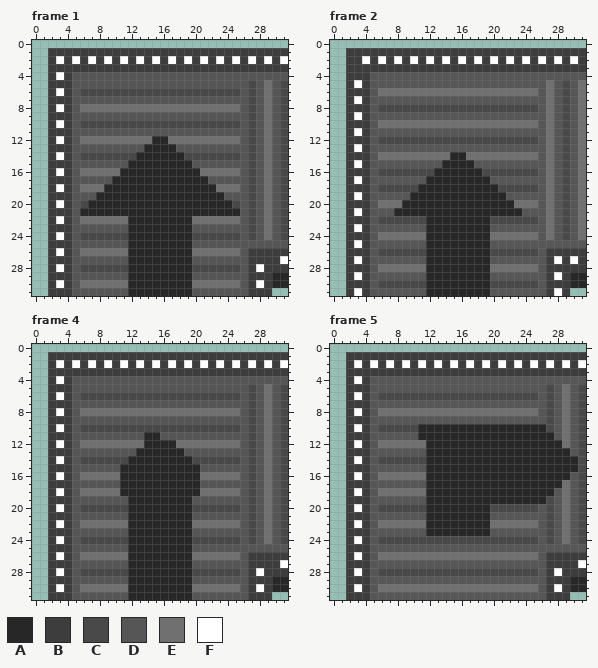
A pixel-art file gets an edit: Assets/Sprites/Conveyors/up right curve conv.aseprite. The picture above is the old version.
32x32 pixels, 11 frames. Shown: frame 1, frame 2, frame 4, frame 5. The commit also changed other frames, which this record leaves out.
Visible layers, top first: "Layer 7", "Layer 6 Copy".
Palette (. is transparent): A #272727  B #3d3d3d  C #494949  D #565656  E #707070  F #ffffff
Pixels before, frame 1, first column x 2:
 1 BBBBBBBBBBBBBBBBBBBBBBBBBBBBBB
 2 BFBFBFBFBFBFBFBFBFBFBFBFBFBFBF
 3 BBBBBBBBBBBBBBBBBBBBBBBBBBBBBB
 4 BFBDDDDDDDDDDDDDDDDDDDDDDDDDDD
 5 BBBDDDDDDDDDDDDDDDDDDDDDDCDEDC
 6 BFBDCCCCCCCCCCCCCCCCCCCCDCDEDC
 7 BBBDDDDDDDDDDDDDDDDDDDDDDCDEDC
 8 BFBDEEEEEEEEEEEEEEEEEEEEDCDEDC
 9 BBBDDDDDDDDDDDDDDDDDDDDDDCDEDC
10 BFBDCCCCCCCCCCCCCCCCCCCCDCDEDC
11 BBBDDDDDDDDDDDDDDDDDDDDDDCDEDC
12 BFBDEEEEEEEEEAAEEEEEEEEEDCDEDC
13 BBBDDDDDDDDDAAAADDDDDDDDDCDEDC
14 BFBDCCCCCCCAAAAAACCCCCCCDCDEDC
15 BBBDDDDDDDAAAAAAAADDDDDDDCDEDC
16 BFBDEEEEEAAAAAAAAAAEEEEEDCDEDC
17 BBBDDDDDAAAAAAAAAAAADDDDDCDEDC
18 BFBDEEEAAAAAAAAAAAAAAEEEDCDEDC
19 BBBDDDAAAAAAAAAAAAAAAADDDCDEDC
20 BFBDCAAAAAAAAAAAAAAAAAACDCDEDC
21 BBBDAAAAAAAAAAAAAAAAAAAADCDEDC
22 BFBDEEEEEEAAAAAAAAEEEEEEDCDEDC
23 BBBDDDDDDDAAAAAAAADDDDDDDCDEDC
24 BFBDCCCCCCAAAAAAAACCCCCCDCDEDC
25 BBBDDDDDDDAAAAAAAADDDDDDDDDDDD
26 BFBDEEEEEEAAAAAAAAEEEEEEDBBBBB
27 BBBDDDDDDDAAAAAAAADDDDDDDBBBBF
28 BFBDCCCCCCAAAAAAAACCCCCCDBFBBB
29 BBBDDDDDDDAAAAAAAADDDDDDDBBBAA
30 BFBDEEEEEEAAAAAAAAEEEEEEDBFBAA
31 BBBDDDDDDDAAAAAAAADDDDDDDBBB..
Pixels before, frame 2, first column x 2:
 1 BBBBBBBBBBBBBBBBBBBBBBBBBBBBBB
 2 BBFBFBFBFBFBFBFBFBFBFBFBFBFBFB
 3 BBBBBBBBBBBBBBBBBBBBBBBBBBBBBB
 4 BBBDDDDDDDDDDDDDDDDDDDDDDDDDDD
 5 BFBDDDDDDDDDDDDDDDDDDDDDDEDCDE
 6 BBBDEEEEEEEEEEEEEEEEEEEEDEDCDE
 7 BFBDDDDDDDDDDDDDDDDDDDDDDEDCDE
 8 BBBDCCCCCCCCCCCCCCCCCCCCDEDCDE
 9 BFBDDDDDDDDDDDDDDDDDDDDDDEDCDE
10 BBBDEEEEEEEEEEEEEEEEEEEEDEDCDE
11 BFBDDDDDDDDDDDDDDDDDDDDDDEDCDE
12 BBBDCCCCCCCCCCCCCCCCCCCCDEDCDE
13 BFBDDDDDDDDDDDDDDDDDDDDDDEDCDE
14 BBBDEEEEEEEEEAAEEEEEEEEEDEDCDE
15 BFBDDDDDDDDDAAAADDDDDDDDDEDCDE
16 BBBDCCCCCCCAAAAAACCCCCCCDEDCDE
17 BFBDDDDDDDAAAAAAAADDDDDDDEDCDE
18 BBBDCCCCCAAAAAAAAAACCCCCDEDCDE
19 BFBDDDDDAAAAAAAAAAAADDDDDEDCDE
20 BBBDEEEAAAAAAAAAAAAAAEEEDEDCDE
21 BFBDDDAAAAAAAAAAAAAAAADDDEDCDE
22 BBBDCCCCCCAAAAAAAACCCCCCDEDCDE
23 BFBDDDDDDDAAAAAAAADDDDDDDEDCDE
24 BBBDEEEEEEAAAAAAAAEEEEEEDEDCDE
25 BFBDDDDDDDAAAAAAAADDDDDDDDDDDD
26 BBBDCCCCCCAAAAAAAACCCCCCDBBBBB
27 BFBDDDDDDDAAAAAAAADDDDDDDBFBFB
28 BBBDEEEEEEAAAAAAAAEEEEEEDBBBBB
29 BFBDDDDDDDAAAAAAAADDDDDDDBFBAA
30 BBBDCCCCCCAAAAAAAACCCCCCDBBBAA
31 BFBDDDDDDDAAAAAAAADDDDDDDBFB..
Pixels before, frame 4, first column x 2:
 1 BBBBBBBBBBBBBBBBBBBBBBBBBBBBBB
 2 BFBFBFBFBFBFBFBFBFBFBFBFBFBFBF
 3 BBBBBBBBBBBBBBBBBBBBBBBBBBBBBB
 4 BFBDDDDDDDDDDDDDDDDDDDDDDDDDDD
 5 BBBDDDDDDDDDDDDDDDDDDDDDDCDEDC
 6 BFBDCCCCCCCCCCCCCCCCCCCCDCDEDC
 7 BBBDDDDDDDDDDDDDDDDDDDDDDCDEDC
 8 BFBDEEEEEEEEEEEEEEEEEEEEDCDEDC
 9 BBBDDDDDDDDDDDDDDDDDDDDDDCDEDC
10 BFBDCCCCCCCCCCCCCCCCCCCCDCDEDC
11 BBBDDDDDDDDDAADDDDDDDDDDDCDEDC
12 BFBDEEEEEEEEAAAAEEEEEEEEDCDEDC
13 BBBDDDDDDDDAAAAAADDDDDDDDCDEDC
14 BFBDCCCCCCAAAAAAAACCCCCCDCDEDC
15 BBBDDDDDDAAAAAAAAAADDDDDDCDEDC
16 BFBDEEEEEAAAAAAAAAAEEEEEDCDEDC
17 BBBDDDDDDAAAAAAAAAADDDDDDCDEDC
18 BFBDEEEEEAAAAAAAAAAEEEEEDCDEDC
19 BBBDDDDDDDAAAAAAAADDDDDDDCDEDC
20 BFBDCCCCCCAAAAAAAACCCCCCDCDEDC
21 BBBDDDDDDDAAAAAAAADDDDDDDCDEDC
22 BFBDEEEEEEAAAAAAAAEEEEEEDCDEDC
23 BBBDDDDDDDAAAAAAAADDDDDDDCDEDC
24 BFBDCCCCCCAAAAAAAACCCCCCDCDEDC
25 BBBDDDDDDDAAAAAAAADDDDDDDDDDDD
26 BFBDEEEEEEAAAAAAAAEEEEEEDBBBBB
27 BBBDDDDDDDAAAAAAAADDDDDDDBBBBF
28 BFBDCCCCCCAAAAAAAACCCCCCDBFBBB
29 BBBDDDDDDDAAAAAAAADDDDDDDBBBAA
30 BFBDEEEEEEAAAAAAAAEEEEEEDBFBAA
31 BBBDDDDDDDAAAAAAAADDDDDDDBBB..
Pixels before, frame 5, first column x 2:
 1 BBBBBBBBBBBBBBBBBBBBBBBBBBBBBB
 2 BFBFBFBFBFBFBFBFBFBFBFBFBFBFBF
 3 BBBBBBBBBBBBBBBBBBBBBBBBBBBBBB
 4 BFBDDDDDDDDDDDDDDDDDDDDDDDDDDD
 5 BBBDDDDDDDDDDDDDDDDDDDDDDCDEDC
 6 BFBDCCCCCCCCCCCCCCCCCCCCDCDEDC
 7 BBBDDDDDDDDDDDDDDDDDDDDDDCDEDC
 8 BFBDEEEEEEEEEEEEEEEEEEEEDCDEDC
 9 BBBDDDDDDDDDDDDDDDDDDDDDDCDEDC
10 BFBDCCCCCAAAAAAAAAAAAAAAACDEDC
11 BBBDDDDDDAAAAAAAAAAAAAAAAADEDC
12 BFBDEEEEEEAAAAAAAAAAAAAAAAAEDC
13 BBBDDDDDDDAAAAAAAAAAAAAAAAAADC
14 BFBDCCCCCCAAAAAAAAAAAAAAAAAAAC
15 BBBDDDDDDDAAAAAAAAAAAAAAAAAAAC
16 BFBDEEEEEEAAAAAAAAAAAAAAAAAADC
17 BBBDDDDDDDAAAAAAAAAAAAAAAAAEDC
18 BFBDEEEEEEAAAAAAAAAAAAAAAADEDC
19 BBBDDDDDDDAAAAAAAAAAAAAAACDEDC
20 BFBDCCCCCCAAAAAAAACCCCCCDCDEDC
21 BBBDDDDDDDAAAAAAAADDDDDDDCDEDC
22 BFBDEEEEEEAAAAAAAAEEEEEEDCDEDC
23 BBBDDDDDDDAAAAAAAADDDDDDDCDEDC
24 BFBDCCCCCCCCCCCCCCCCCCCCDCDEDC
25 BBBDDDDDDDDDDDDDDDDDDDDDDDDDDD
26 BFBDEEEEEEEEEEEEEEEEEEEEDBBBBB
27 BBBDDDDDDDDDDDDDDDDDDDDDDBBBBF
28 BFBDCCCCCCCCCCCCCCCCCCCCDBFBBB
29 BBBDDDDDDDDDDDDDDDDDDDDDDBBBAA
30 BFBDEEEEEEEEEEEEEEEEEEEEDBFBAA
31 BBBDDDDDDDDDDDDDDDDDDDDDDBBB..
After:
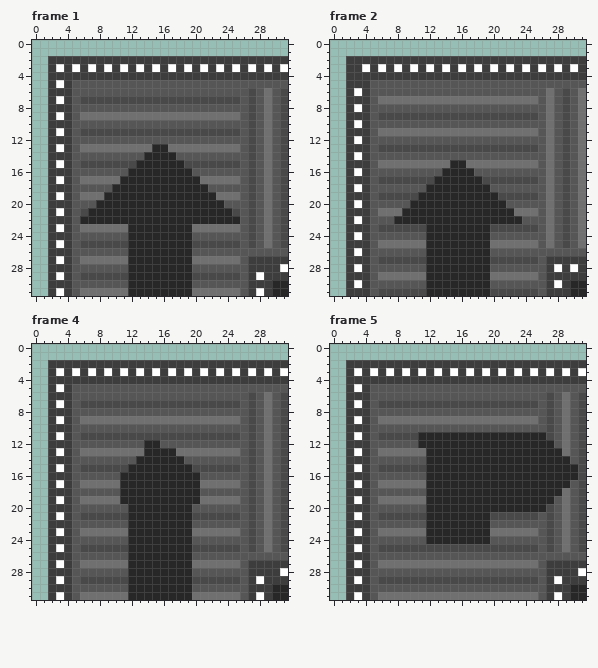
What changed:
Changed rows in their new state; - is an unchanged pixel.
Frame 1, layers "Layer 7", "Layer 6 Copy":
first column x 2:
 1 ..............................
 2 -B-B-B-B-B-B-B-B-B-B-B-B-B-B-B
 3 -F-F-F-F-F-F-F-F-F-F-F-F-F-F-F
 4 -B-BBBBBBBBBBBBBBBBBBBBBBBBBBB
 5 -F-----------------------D-D-D
 6 -B--DDDDDDDDDDDDDDDDDDDD------
 7 -F--CCCCCCCCCCCCCCCCCCCC------
 8 -B--DDDDDDDDDDDDDDDDDDDD------
 9 -F--EEEEEEEEEEEEEEEEEEEE------
10 -B--DDDDDDDDDDDDDDDDDDDD------
11 -F--CCCCCCCCCCCCCCCCCCCC------
12 -B--DDDDDDDDDDDDDDDDDDDD------
13 -F--EEEEEEEEE--EEEEEEEEE------
14 -B--DDDDDDDD----DDDDDDDD------
15 -F--CCCCCCC------CCCCCCC------
16 -B--DDDDDD--------DDDDDD------
17 -F--EEEEE----------EEEEE------
18 -B--DDDD------------DDDD------
19 -F--EEE--------------EEE------
20 -B--DD----------------DD------
21 -F--C------------------C------
22 -B--AAAAAA--------AAAAAA------
23 -F--EEEEEE--------EEEEEE------
24 -B--DDDDDD--------DDDDDD------
25 -F--CCCCCC--------CCCCCC-C-E-C
26 -B--DDDDDD--------DDDDDD-DDDDD
27 -F--EEEEEE--------EEEEEE-----B
28 -B--DDDDDD--------DDDDDD--B--F
29 -F--CCCCCC--------CCCCCC--F-BB
30 -B--DDDDDD--------DDDDDD--B---
31 -F--EEEEEE--------EEEEEE--F-AA
Frame 2, layers "Layer 7", "Layer 6 Copy":
first column x 2:
 1 ..............................
 2 --B-B-B-B-B-B-B-B-B-B-B-B-B-B-
 3 --F-F-F-F-F-F-F-F-F-F-F-F-F-F-
 4 ---BBBBBBBBBBBBBBBBBBBBBBBBBBB
 5 -B-----------------------D-D-D
 6 -F--DDDDDDDDDDDDDDDDDDDD------
 7 -B--EEEEEEEEEEEEEEEEEEEE------
 8 -F--DDDDDDDDDDDDDDDDDDDD------
 9 -B--CCCCCCCCCCCCCCCCCCCC------
10 -F--DDDDDDDDDDDDDDDDDDDD------
11 -B--EEEEEEEEEEEEEEEEEEEE------
12 -F--DDDDDDDDDDDDDDDDDDDD------
13 -B--CCCCCCCCCCCCCCCCCCCC------
14 -F--DDDDDDDDDDDDDDDDDDDD------
15 -B--EEEEEEEEE--EEEEEEEEE------
16 -F--DDDDDDDD----DDDDDDDD------
17 -B--CCCCCCC------CCCCCCC------
18 -F--DDDDDD--------DDDDDD------
19 -B--CCCCC----------CCCCC------
20 -F--DDDD------------DDDD------
21 -B--EEE--------------EEE------
22 -F--DDAAAA--------AAAADD------
23 -B--CCCCCC--------CCCCCC------
24 -F--DDDDDD--------DDDDDD------
25 -B--EEEEEE--------EEEEEE-E-C-E
26 -F--DDDDDD--------DDDDDD-DDDDD
27 -B--CCCCCC--------CCCCCC--B-B-
28 -F--DDDDDD--------DDDDDD--F-F-
29 -B--EEEEEE--------EEEEEE--B-BB
30 -F--DDDDDD--------DDDDDD--F---
31 -B--CCCCCC--------CCCCCC--B-AA
Frame 4, layers "Layer 7", "Layer 6 Copy":
first column x 2:
 1 ..............................
 2 -B-B-B-B-B-B-B-B-B-B-B-B-B-B-B
 3 -F-F-F-F-F-F-F-F-F-F-F-F-F-F-F
 4 -B-BBBBBBBBBBBBBBBBBBBBBBBBBBB
 5 -F-----------------------D-D-D
 6 -B--DDDDDDDDDDDDDDDDDDDD------
 7 -F--CCCCCCCCCCCCCCCCCCCC------
 8 -B--DDDDDDDDDDDDDDDDDDDD------
 9 -F--EEEEEEEEEEEEEEEEEEEE------
10 -B--DDDDDDDDDDDDDDDDDDDD------
11 -F--CCCCCCCCCCCCCCCCCCCC------
12 -B--DDDDDDDD--DDDDDDDDDD------
13 -F--EEEEEEEE----EEEEEEEE------
14 -B--DDDDDDD------DDDDDDD------
15 -F--CCCCCC--------CCCCCC------
16 -B--DDDDD----------DDDDD------
17 -F--EEEEE----------EEEEE------
18 -B--DDDDD----------DDDDD------
19 -F--EEEEEA--------AEEEEE------
20 -B--DDDDDD--------DDDDDD------
21 -F--CCCCCC--------CCCCCC------
22 -B--DDDDDD--------DDDDDD------
23 -F--EEEEEE--------EEEEEE------
24 -B--DDDDDD--------DDDDDD------
25 -F--CCCCCC--------CCCCCC-C-E-C
26 -B--DDDDDD--------DDDDDD-DDDDD
27 -F--EEEEEE--------EEEEEE-----B
28 -B--DDDDDD--------DDDDDD--B--F
29 -F--CCCCCC--------CCCCCC--F-BB
30 -B--DDDDDD--------DDDDDD--B---
31 -F--EEEEEE--------EEEEEE--F-AA
Frame 5, layers "Layer 7", "Layer 6 Copy":
first column x 2:
 1 ..............................
 2 -B-B-B-B-B-B-B-B-B-B-B-B-B-B-B
 3 -F-F-F-F-F-F-F-F-F-F-F-F-F-F-F
 4 -B-BBBBBBBBBBBBBBBBBBBBBBBBBBB
 5 -F-----------------------D-D-D
 6 -B--DDDDDDDDDDDDDDDDDDDD------
 7 -F--CCCCCCCCCCCCCCCCCCCC------
 8 -B--DDDDDDDDDDDDDDDDDDDD------
 9 -F--EEEEEEEEEEEEEEEEEEEE------
10 -B--DDDDDDDDDDDDDDDDDDDDD-----
11 -F--CCCCC----------------C----
12 -B--DDDDDA----------------D---
13 -F--EEEEEE-----------------E--
14 -B--DDDDDD------------------D-
15 -F--CCCCCC--------------------
16 -B--DDDDDD------------------A-
17 -F--EEEEEE-----------------A--
18 -B--DDDDDD----------------A---
19 -F--EEEEEE---------------A----
20 -B--DDDDDD--------AAAAAAA-----
21 -F--CCCCCC--------CCCCCC------
22 -B--DDDDDD--------DDDDDD------
23 -F--EEEEEE--------EEEEEE------
24 -B--DDDDDDAAAAAAAADDDDDD------
25 -F--CCCCCCCCCCCCCCCCCCCC-C-E-C
26 -B--DDDDDDDDDDDDDDDDDDDD-DDDDD
27 -F--EEEEEEEEEEEEEEEEEEEE-----B
28 -B--DDDDDDDDDDDDDDDDDDDD--B--F
29 -F--CCCCCCCCCCCCCCCCCCCC--F-BB
30 -B--DDDDDDDDDDDDDDDDDDDD--B---
31 -F--EEEEEEEEEEEEEEEEEEEE--F-AA
